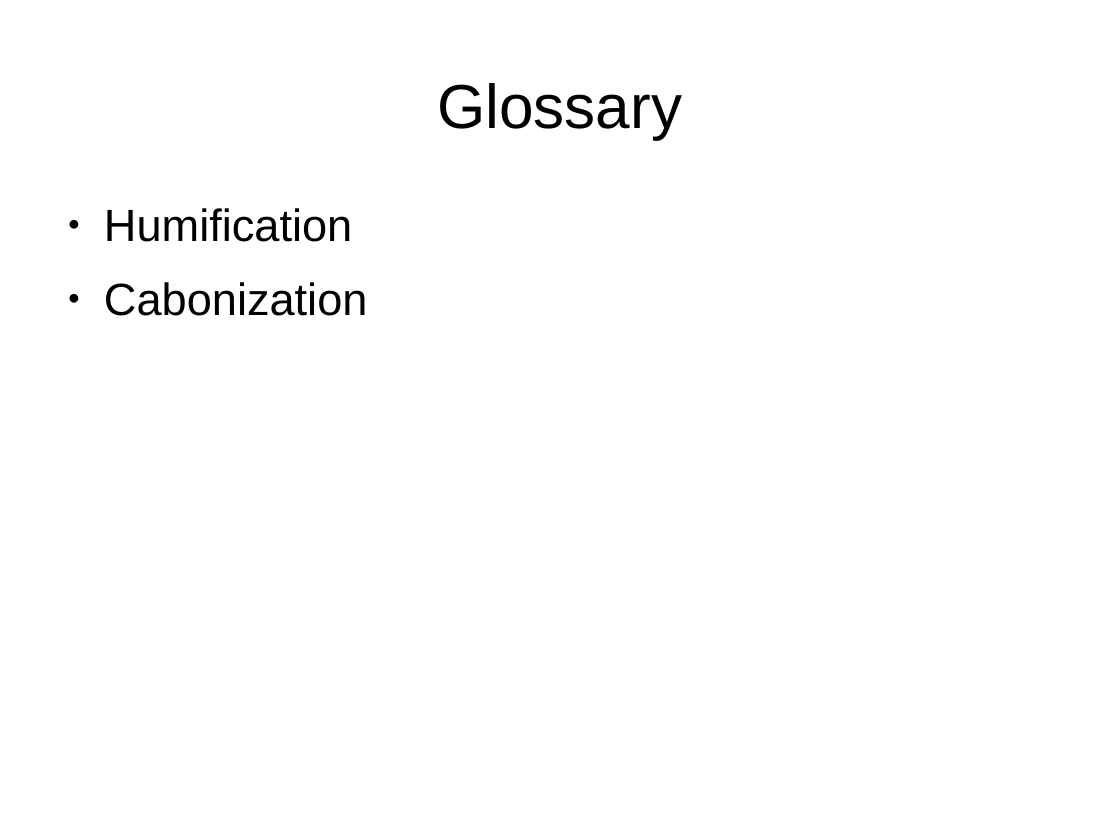
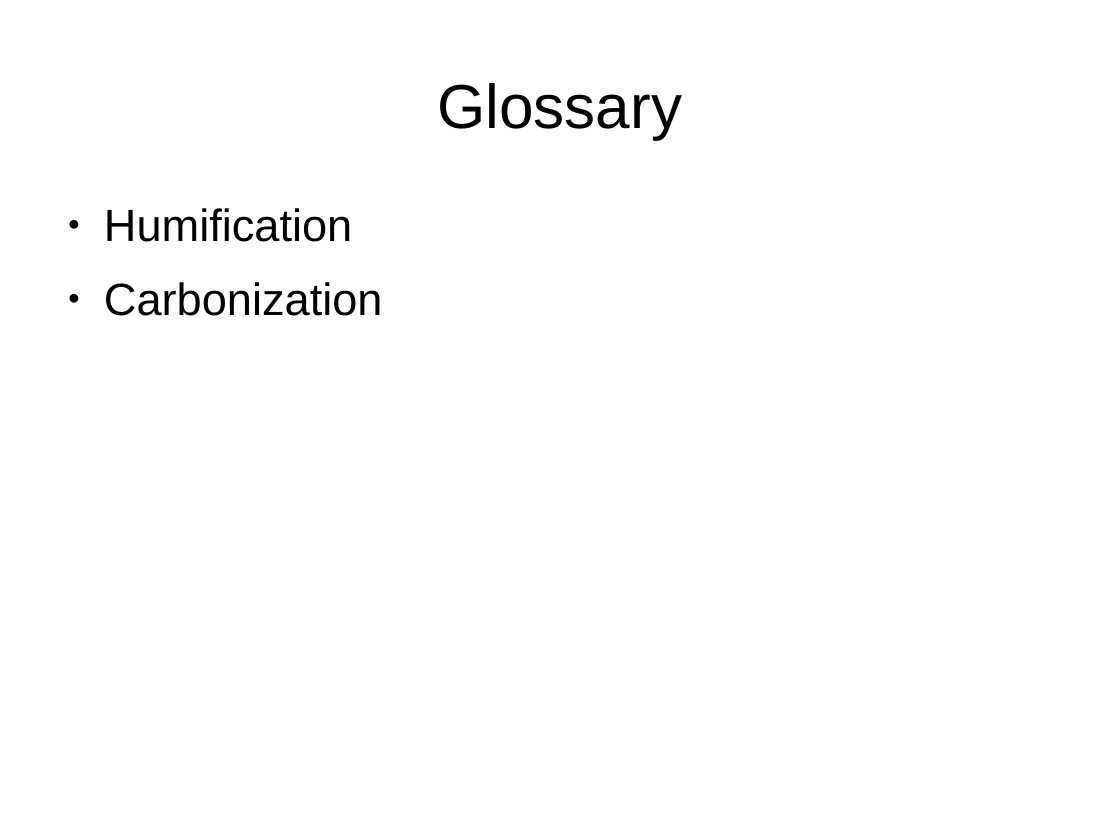
Before and after one commit to colefichter/math372_project_2, a slide deck: slide 4 of slides.odp. Drawn at 1120x840 pixels with LibreOffice and Linux fonts; fonts in the diff are those of the drawing. Boxes give left, top, right and bottom in pixels: in the first picture for what was removed or moved away, otherwise in the second. Text is boxed around its words. In the diff, an @@ line names an element or a change of style, - is before the commit and + after.

```diff
--- a/slides.odp
+++ b/slides.odp
@@ text at (x1=104, y1=282, x2=383, y2=316): text changed @@
-● Cabonization
+● Carbonization
```
Also in this commit, not shown: 4 other slides changed, 2 slides added, 3 slides removed, 3 other files.
